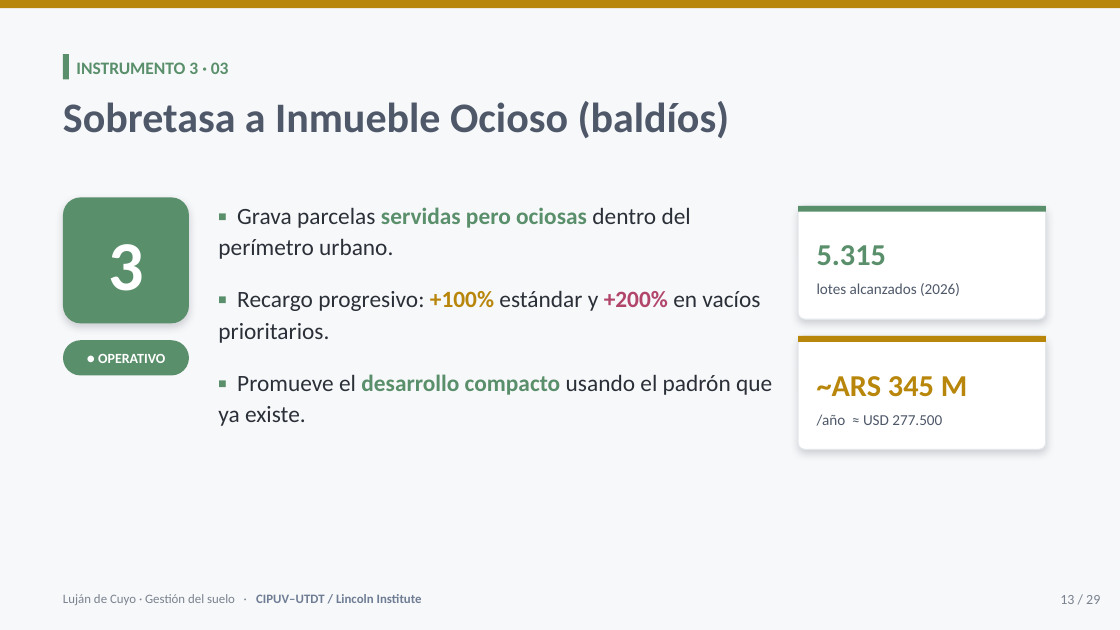
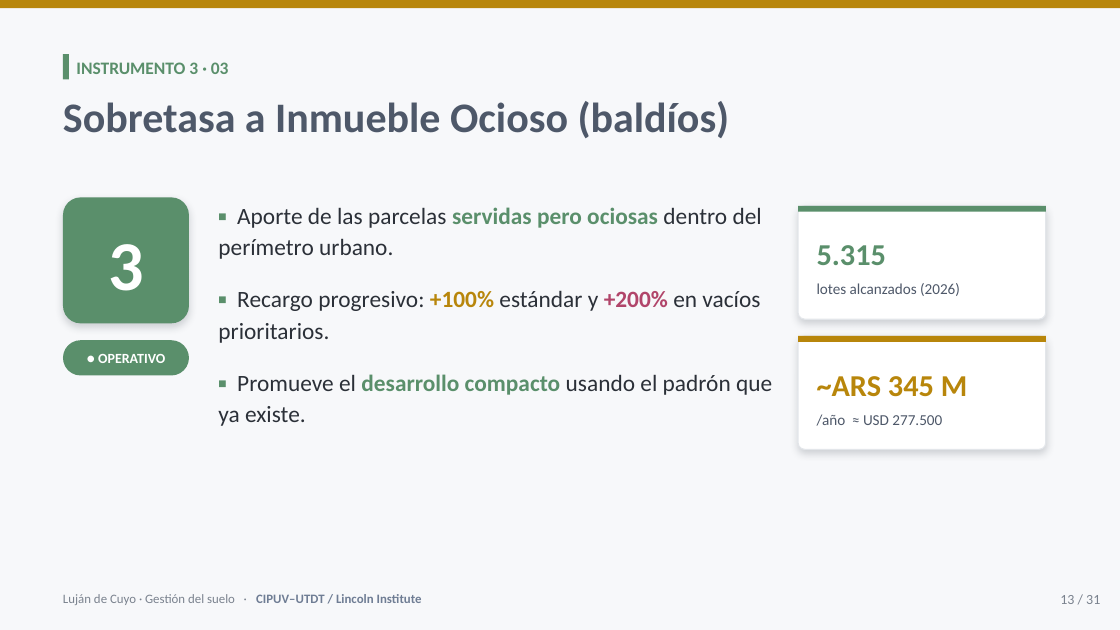
Before and after one commit to cgoytia-droid/cgoytia-droid.github.io, a slide deck: slide 13 of presentations/lujan-de-cuyo-gestion-suelo.pptx. Drawn at 1120x630 pixels with LibreOffice and Linux fonts; fonts in the diff are those of the drawing. Boxes give left, top, right and bottom in pixels: in the first picture for what was removed or moved away, otherwise in the second. Text is boxed around its words. In the diff, an @@ line names an element or a change of style, - is before the commit and + after.

```diff
--- a/presentations/lujan-de-cuyo-gestion-suelo.pptx
+++ b/presentations/lujan-de-cuyo-gestion-suelo.pptx
@@ text at box(218, 207, 762, 259): text changed @@
-▪ Grava parcelas servidas pero ociosas dentro del perímetro urbano.
+▪ Aporte de las parcelas servidas pero ociosas dentro del perímetro urbano.
@@ text at box(1060, 595, 1100, 604): text changed @@
-13 / 29
+13 / 31
```
Also in this commit, not shown: 24 other slides changed, 2 slides added, 2 other files.
